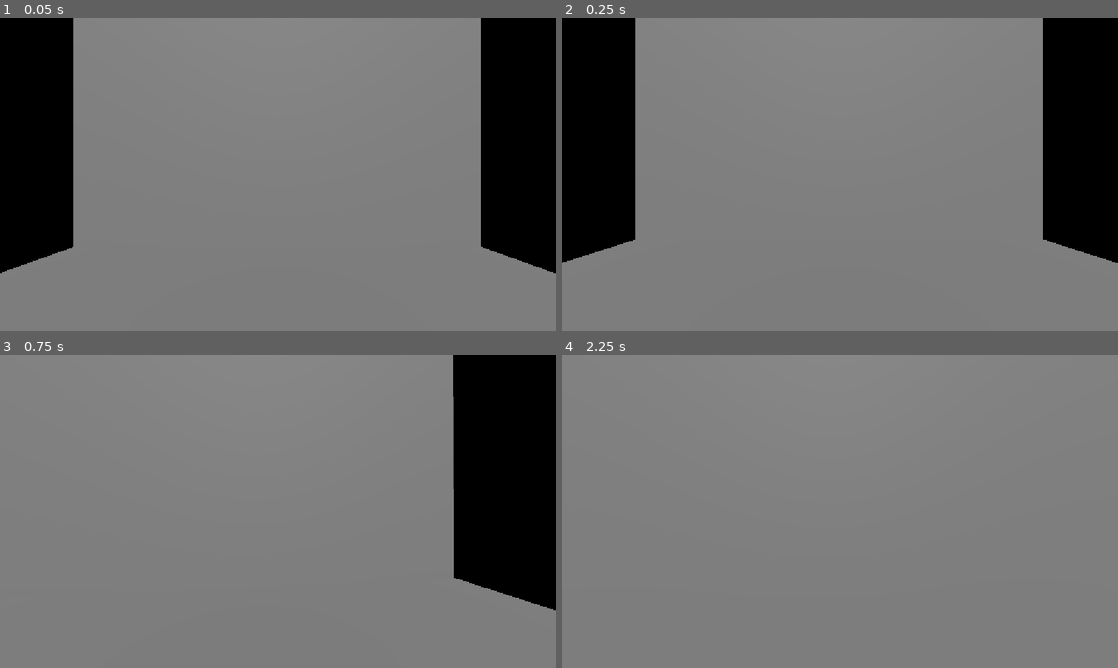
Above: before the commit, frames 1-4 (two rows, left to right).
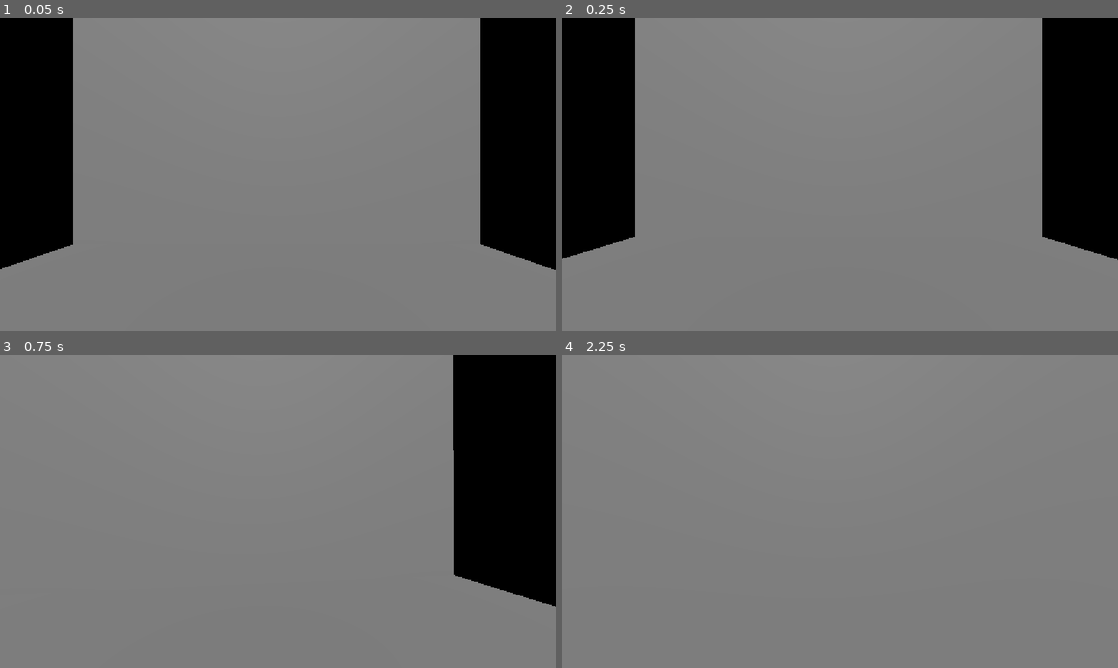
Above: after the commit, the same moments.

Repository: Ryts319/nightshiftIT
Game: Godot game, scene res://main.tscn
Same seed, same stepped clock (60 frames per second), same inputs: the game is played once before the commit and once after it. The project has no main scene, so this scene is started directly.
Inputs (mouse positions are in pixels of both pictures, inside the frame that each line leads up to):
- Up to frame 1 (0.05 s): no input
- Up to frame 2 (0.25 s): no input
- Up to frame 3 (0.75 s): tap Enter at 0.5 s; move the mouse to (305, 511) at 0.52 s; hold W (move_forward) from 0.53 s (still down)
- Up to frame 4 (2.25 s): keep holding W (move_forward); move the mouse to (812, 511) at 1.27 s; tap Space at 2 s; move the mouse to (851, 505) at 2.02 s

The runs differ from the first frame. In frame 1, 0.4% of the frame differs, in the area x 0-100%, y 0-82%; in frame 2, 0.5%, in the area x 0-100%, y 0-79%; in frame 3, 0.2%; in frame 4, less than 0.1%.

Commit message:
fixed wall thickness issue

Diff:
--- a/main.tscn
+++ b/main.tscn
@@ -1,9 +1,9 @@
 [gd_scene format=3 uid="uid://yfamwq4f0l8b"]
 
-[ext_resource type="Script" uid="uid://dvwj0tk2pj6ml" path="res://player.gd" id="1_ig7tw"]
+[ext_resource type="Script" uid="uid://8dbo68ejkkpq" path="res://player.gd" id="1_ig7tw"]
 
 [sub_resource type="BoxMesh" id="BoxMesh_dqxiu"]
-size = Vector3(10, 0.02, 10)
+size = Vector3(10, 0.2, 10)
 
 [sub_resource type="BoxShape3D" id="BoxShape3D_dqxiu"]
 size = Vector3(10, 0.2, 10)
@@ -34,6 +34,7 @@
 
 [node name="DirectionalLight3D" type="DirectionalLight3D" parent="." unique_id=273587252]
 transform = Transform3D(1, 0, 0, 0, 0.70710677, 0.70710677, 0, -0.70710677, 0.70710677, 0, 0, 0)
+shadow_opacity = 0.69
 
 [node name="-x office wall" type="StaticBody3D" parent="." unique_id=1228056842]
 transform = Transform3D(-4.371139e-08, -1, 0, 1, -4.371139e-08, 0, 0, 0, 1, -5.0406065, 4.941186, 0)
@@ -71,11 +72,11 @@
 [node name="CollisionShape3D" type="CollisionShape3D" parent="-z office wall" unique_id=123324096]
 shape = SubResource("BoxShape3D_dqxiu")
 
-[node name="Floor6" type="StaticBody3D" parent="." unique_id=1118535340]
-transform = Transform3D(-4.371139e-08, 0, 1, 0, 1, 0, -1, 0, -4.371139e-08, -0.016458988, 9.941253, 0.01022625)
+[node name="ceiling" type="StaticBody3D" parent="." unique_id=1118535340]
+transform = Transform3D(-4.371139e-08, 0, 1, 0, 1, 0, -1, 0, -4.371139e-08, -0.016458988, 9.921029, 0.01022625)
 
-[node name="MeshInstance3D" type="MeshInstance3D" parent="Floor6" unique_id=1816838004]
+[node name="MeshInstance3D" type="MeshInstance3D" parent="ceiling" unique_id=1816838004]
 mesh = SubResource("BoxMesh_dqxiu")
 
-[node name="CollisionShape3D" type="CollisionShape3D" parent="Floor6" unique_id=1935338930]
+[node name="CollisionShape3D" type="CollisionShape3D" parent="ceiling" unique_id=1935338930]
 shape = SubResource("BoxShape3D_dqxiu")
